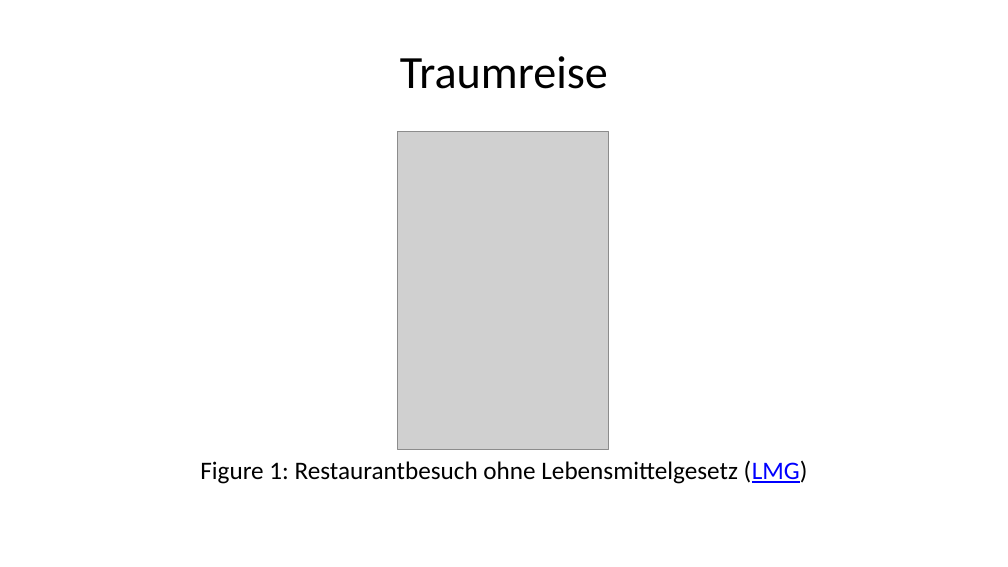
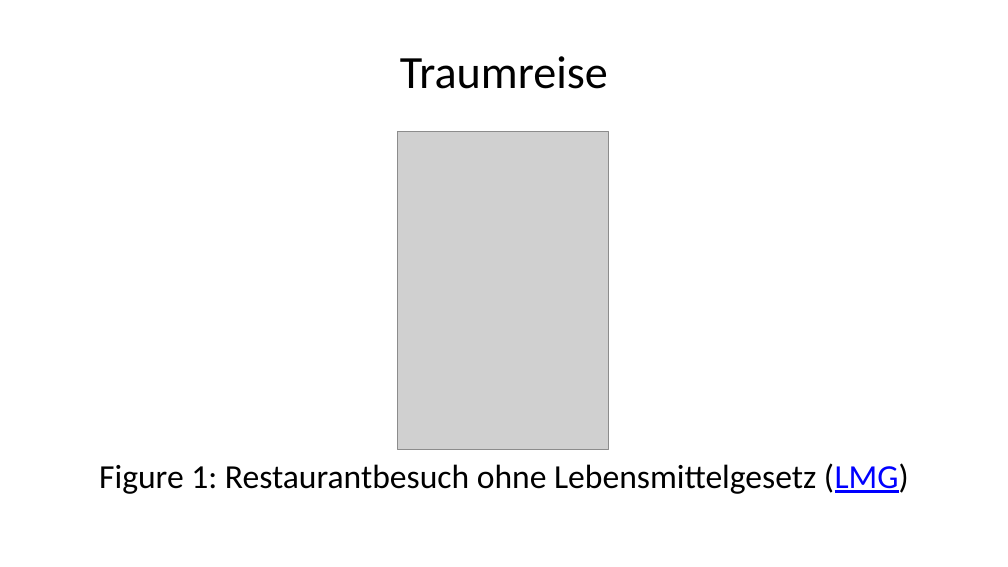
Before and after one commit to PHBern-RConrardy/lerngelegenheiten_25_26, a slide deck: slide 7 of Slides/MI_unterrichten_block_03.pptx. Drawn at 1008x567 pixels with LibreOffice and Linux fonts; fonts in the diff are those of the drawing; grey boxes stand for pictures. Boxes give left, top, right and bottom in pixels: in the first picture for what was removed or moved away, otherwise in the second. Text is boxed around its words. In the diff, an @@ line names an element or a change of style, - is before the commit and + after.

```diff
--- a/Slides/MI_unterrichten_block_03.pptx
+++ b/Slides/MI_unterrichten_block_03.pptx
@@ text "Figure 1: Restaurantbesuch ohne Lebensmittelgesetz ..." at box(99, 463, 909, 494): size 18 to 24 pt; more space between paragraphs @@
```
Also in this commit, not shown: 55 other files.
